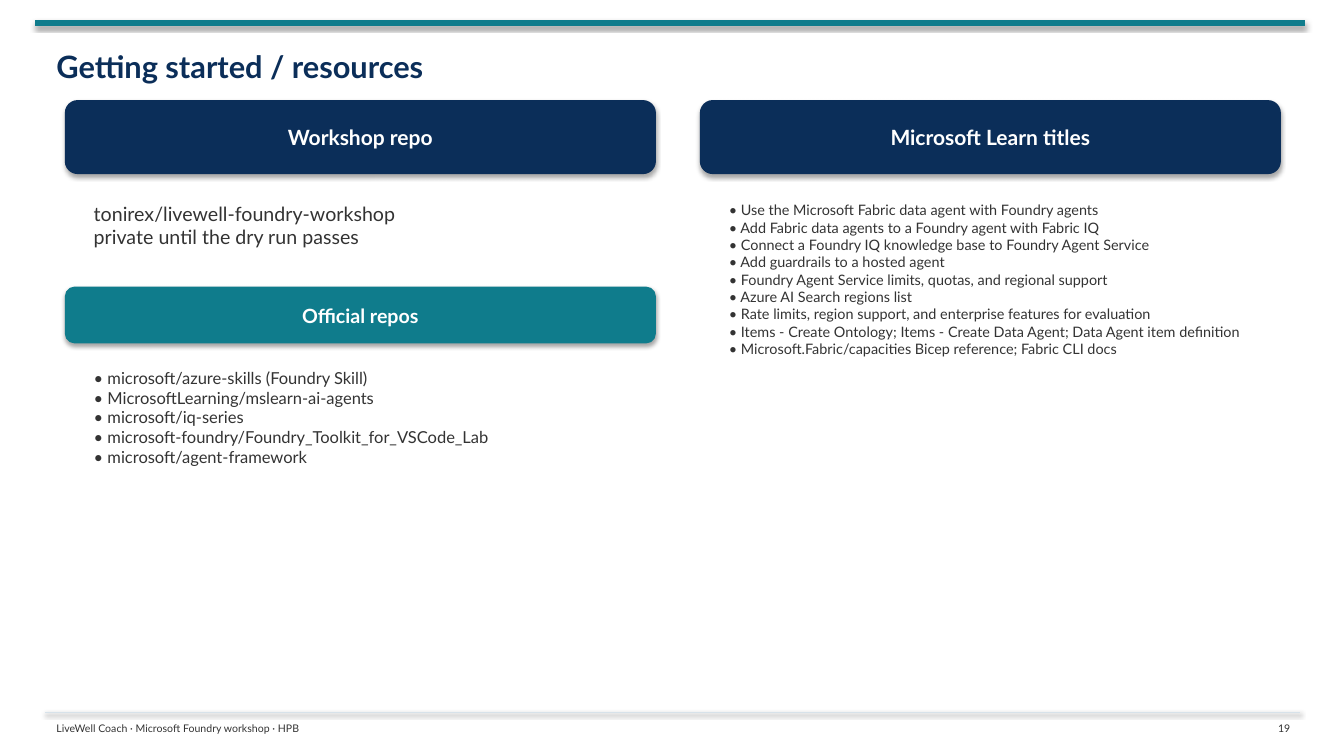
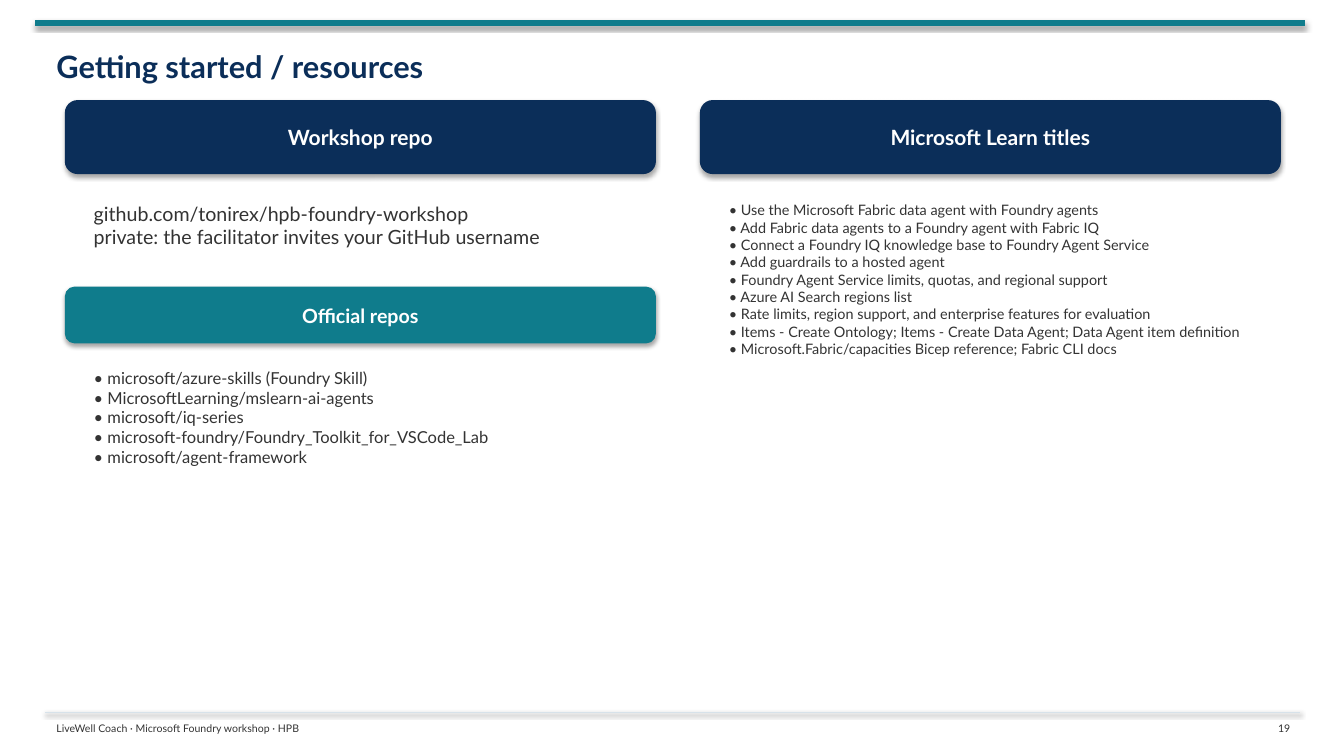
Before and after one commit to tonirex/hpb-foundry-workshop, a slide deck: slide 19 of deck/LiveWell-Foundry-Workshop-Day1.pptx. Drawn at 1344x756 pixels with LibreOffice and Linux fonts; fonts in the diff are those of the drawing. Boxes give left, top, right and bottom in pixels: in the first picture for what was removed or moved away, otherwise in the second. Text is boxed around its words. In the diff, an @@ line names an element or a change of style, - is before the commit and + after.

```diff
--- a/deck/LiveWell-Foundry-Workshop-Day1.pptx
+++ b/deck/LiveWell-Foundry-Workshop-Day1.pptx
@@ text at (94,206,540,248): text changed @@
-tonirex/livewell-foundry-workshop
-private until the dry run passes
+github.com/tonirex/hpb-foundry-workshop
+private: the facilitator invites your GitHub username
```
Also in this commit, not shown: 5 other slides changed, 22 other files.
